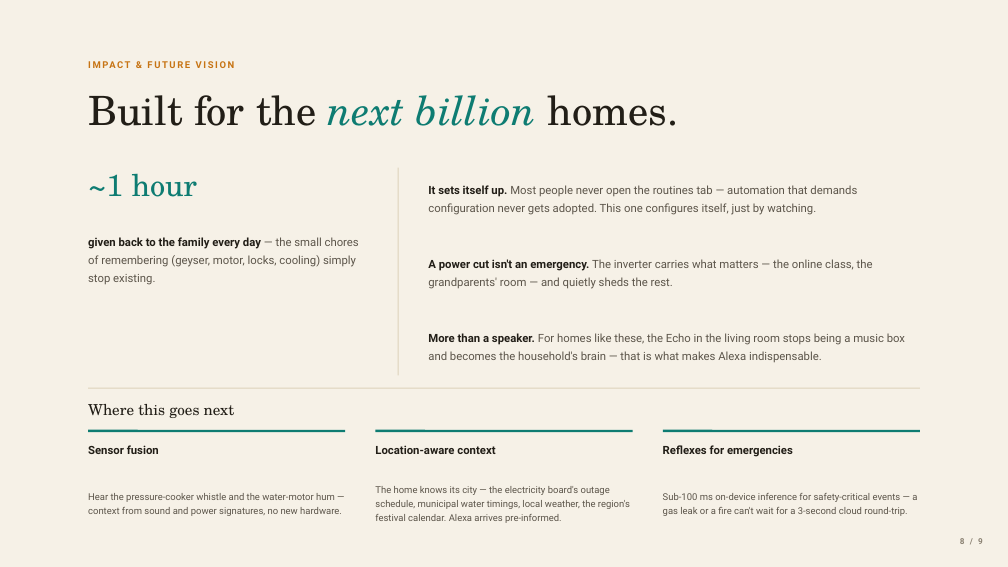
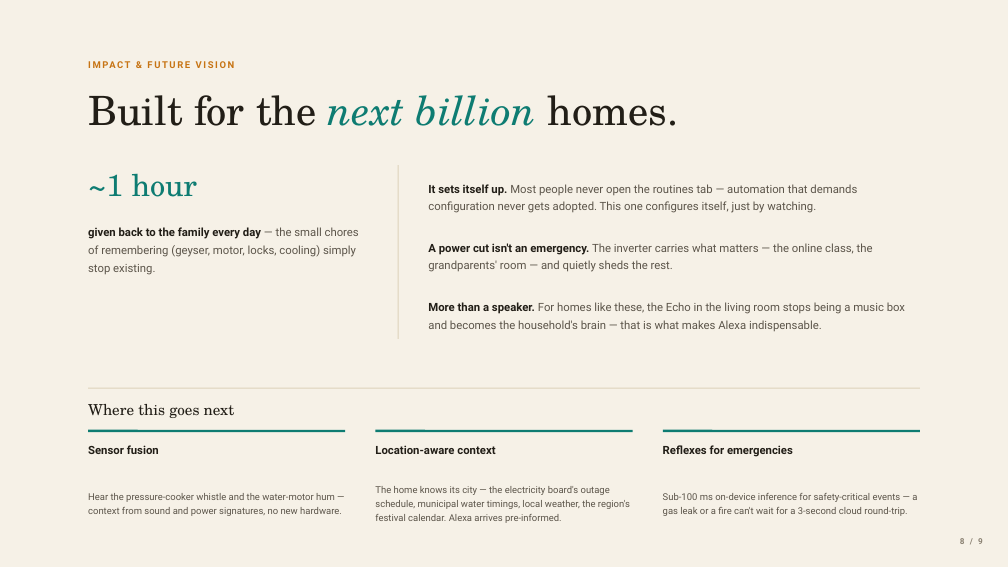
Before and after one commit to piyushk-dev/hackon_project, a slide deck: slide 8 of deck/Alexa-Thinks-Ahead-Bar-Raisers-portable.pptx. Drawn at 1008x567 pixels with LibreOffice and Linux fonts; fonts in the diff are those of the drawing. Boxes give left, top, right and bottom in pixels: in the first picture for what was removed or moved away, otherwise in the second. Text is boxed around its words. In the diff, an @@ line names an element or a change of style, - is before the commit and + after.

```diff
--- a/deck/Alexa-Thinks-Ahead-Bar-Raisers-portable.pptx
+++ b/deck/Alexa-Thinks-Ahead-Bar-Raisers-portable.pptx
@@ line moved from (399, 168) - (399, 376) to (399, 165) - (399, 339) @@
@@ text "given back to the family ...": place and size @@
-text "given back to the family ..." at (88,237,359,285)
+text "given back to the family ..." at (88,227,359,275)
@@ text "A power cut isn't an ...": place and size @@
-text "A power cut isn't an ..." at (428,259,873,289)
+text "A power cut isn't an ..." at (428,243,873,272)
@@ text "More than a speaker. For ...": place and size @@
-text "More than a speaker. For ..." at (428,333,905,362)
+text "More than a speaker. For ..." at (428,302,905,331)
```
Also in this commit, not shown: 2 other files.
